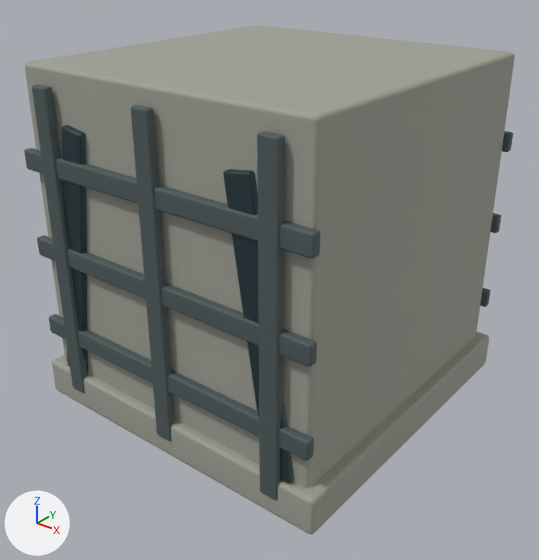
One commit to the Blender file tools/godot-campaign/structure-art/blend/abutment-base-1.blend: the scene before it, then after it.
Camera for both pictures: a 50 mm camera at (1.238, -1.585, 1.316) aimed at (0.02, -0.063, 0.373). Lighting does not change. The marker at lower left points along +X, +Y and +Z. The first picture is the older version.

Objects in the first picture: 'abutment_0', 'abutment_1', 'abutment_2'.
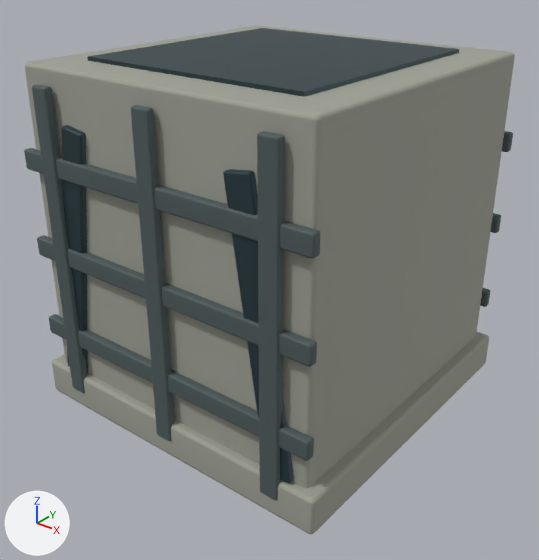
What differs and where, as boxes [x1, y1, x2, y2] in the pictures (539 x 560 px):
'abutment_2', reshaped (mostly hidden before): before [61, 125, 294, 483]; after [61, 28, 459, 483]
part 1 of me_cube_008, added: after [87, 28, 459, 97]

The change, as a diff of the scene's bpy script:
```diff
--- a/tools/godot-campaign/structure-art/blend/abutment-base-1.blend.py
+++ b/tools/godot-campaign/structure-art/blend/abutment-base-1.blend.py
@@ me_cube_008 @@
 # used by ob_abutment_2; location = (0.0, 0.0, 0.0); rotation_euler = (1.571, 0.0, 0.0), in degrees (90, 0, 0)
-me_cube_008.from_pydata(...)  # 224 vertices, 216 faces; spans x -0.416..0.416, y 0.105..0.855, z -0.483..0.483
+me_cube_008.from_pydata(...)  # 232 vertices, 222 faces; spans x -0.416..0.416, y 0.0..1.0, z -0.483..0.483
+# me_cube_008 part 1: a new loose piece, a box spanning x -0.34..0.34, y 0.0..1.0, z -0.35..0.35, in mat_abutment_2 (dark cyan #354a50)
 me_cube_008.materials.append(mat_abutment_2)
```
